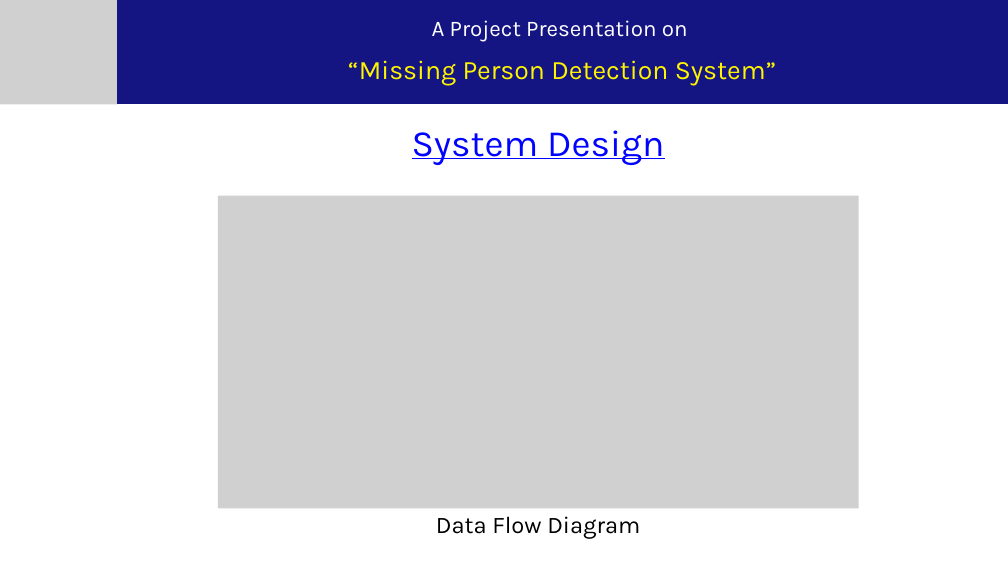
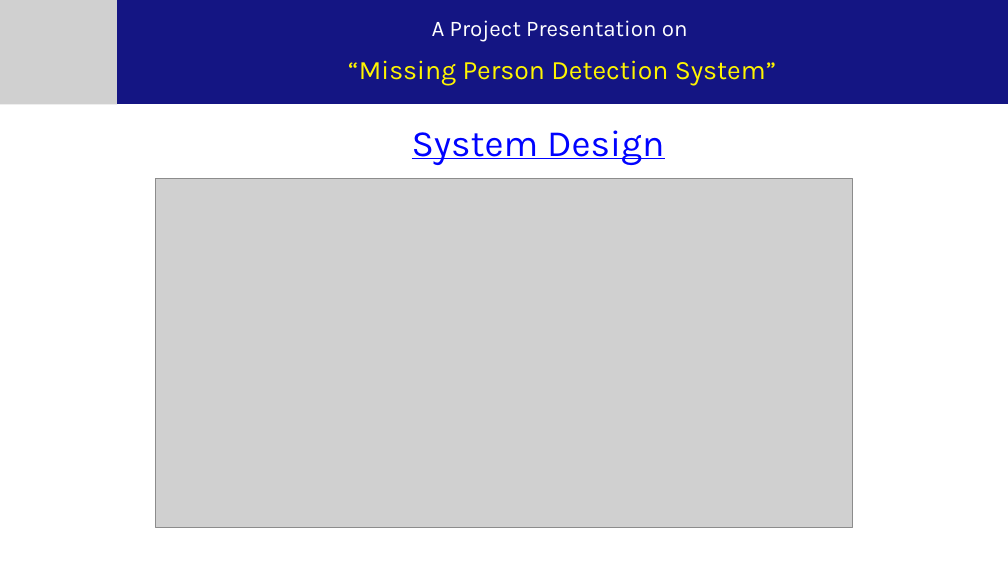
Before and after one commit to thegeek36/Missing-Person-Detection-System, a slide deck: slide 8 of Documentation/7th Semester Project Presentation.pptx (slide 7 before the commit). Drawn at 1008x567 pixels with LibreOffice and Linux fonts; fonts in the diff are those of the drawing; grey boxes stand for pictures. Boxes give left, top, right and bottom in pixels: in the first picture for what was removed or moved away, otherwise in the second. Text is boxed around its words. In the diff, an @@ line names an element or a change of style, - is before the commit and + after.

```diff
--- a/Documentation/7th Semester Project Presentation.pptx
+++ b/Documentation/7th Semester Project Presentation.pptx
@@ picture: place and size @@
-picture at box(218, 196, 858, 508)
+picture at box(155, 178, 852, 527)
@@ text removed at box(436, 516, 640, 539) @@
-Data Flow Diagram
```
Also in this commit, not shown: 9 other slides changed, 3 slides added, 14 other files.
